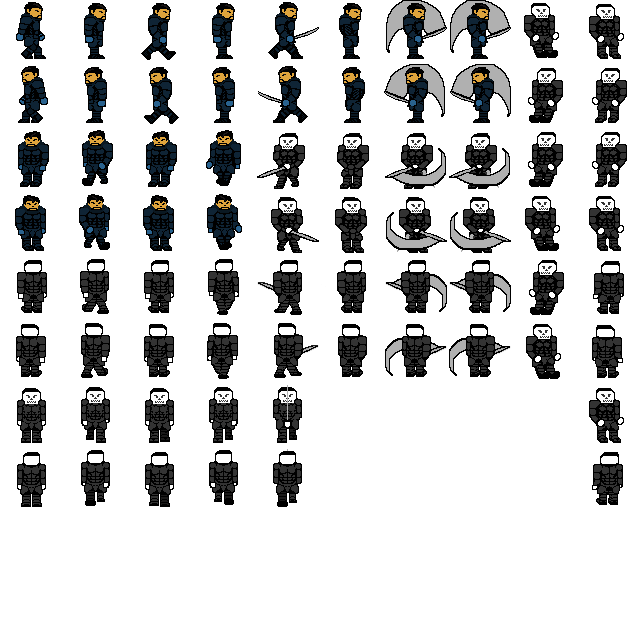
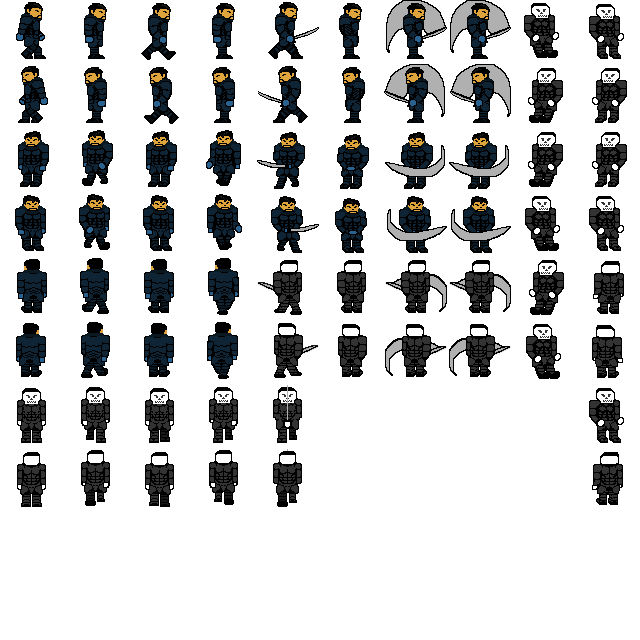
Two versions of the same layered image (640px x 640px). Layer-by-layer changes:
added layer "attackFrontLeft1" above "attackFrontLeft1 copy #3" over <box>257,132,304,188</box>
hid "attackFrontLeft1 copy #3" over <box>257,134,304,188</box>
added layer "attackFrontLeft2" above "attackFrontLeft2 #1" over <box>337,134,369,187</box>
hid "attackFrontLeft2 #1" over <box>337,133,369,187</box>
added layer "attackFrontLeft3" above "attackFrontLeft3 copy new" over <box>385,132,445,188</box>
hid "attackFrontLeft3 copy new" over <box>385,134,446,188</box>
added layer "attackFrontLeft4" above "attackFrontLeft4 copy new" over <box>449,132,509,188</box>
hid "attackFrontLeft4 copy new" over <box>449,134,510,188</box>
renamed "attackFrontRight1 copy #3" to "attackFrontRight1 copy #4", painted on it over <box>272,196,319,252</box>
renamed "attackFrontRight3 copy new copy" to "attackFrontRight2", painted on it over <box>335,197,367,251</box>
renamed "attackFrontRight3 copy new" to "attackFrontRight3", painted on it over <box>386,196,447,252</box>
renamed "attackFrontRight4 copy new" to "attackFrontRight4", painted on it over <box>450,196,511,252</box>
renamed "walkBackRight1" to "walkBackRight1Hero", painted on it over <box>17,323,45,374</box>
renamed "walkBackRight2" to "walkBackRight2Hero", painted on it over <box>82,322,109,374</box>
renamed "walkBackRight3" to "walkBackRight3Hero", painted on it over <box>145,323,173,374</box>
renamed "walkBackRight4" to "walkBackRight4Hero", painted on it over <box>208,322,237,375</box>
renamed "walkBackLeft1" to "walkBackLeft1Hero", painted on it over <box>18,259,46,310</box>
renamed "walkBackLeft2" to "walkBackLeft2Hero", painted on it over <box>81,258,108,310</box>
renamed "walkBackLeft3" to "walkBackLeft3Hero", painted on it over <box>145,259,173,310</box>
renamed "walkBackLeft4" to "walkBackLeft4Hero", painted on it over <box>209,258,238,311</box>
